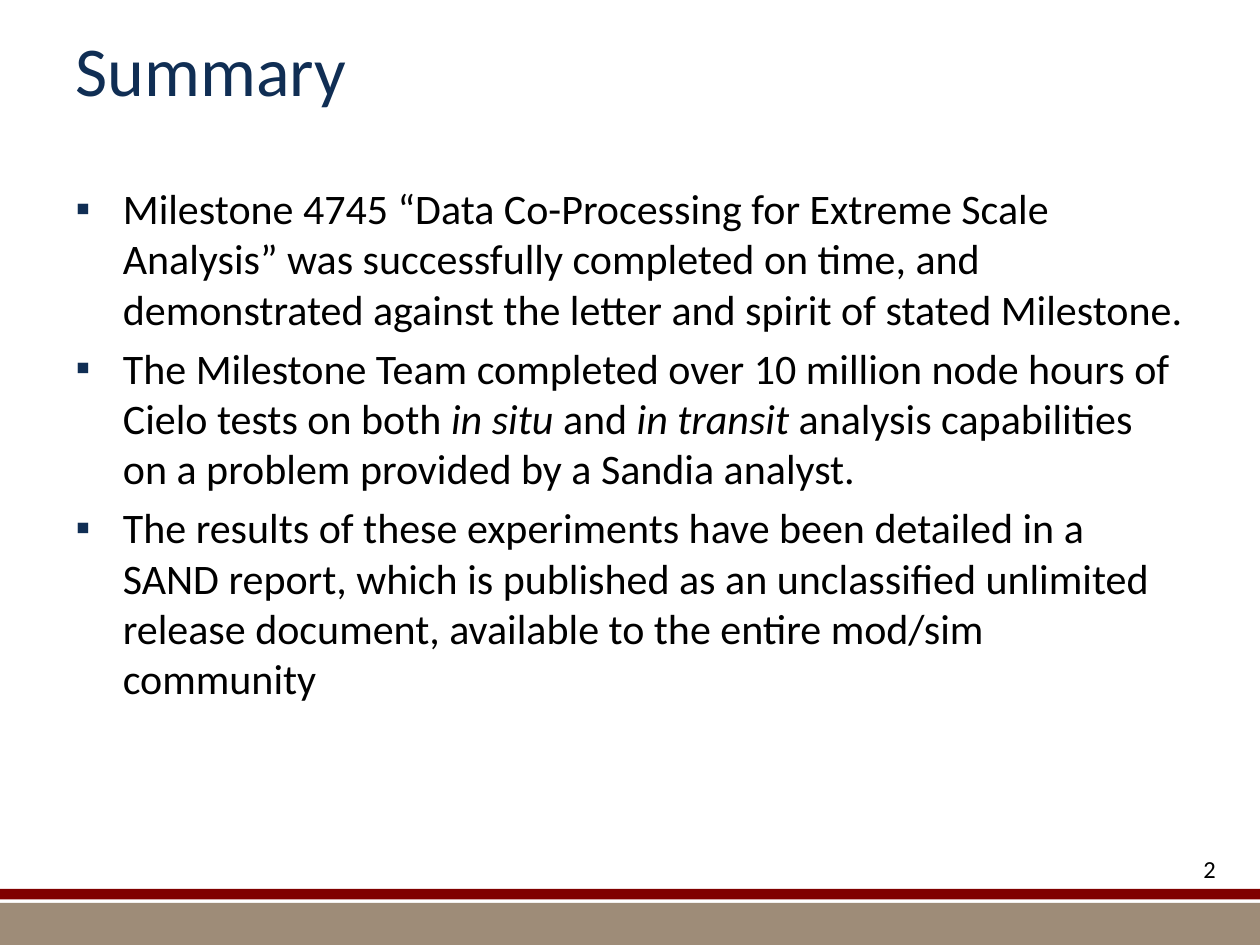
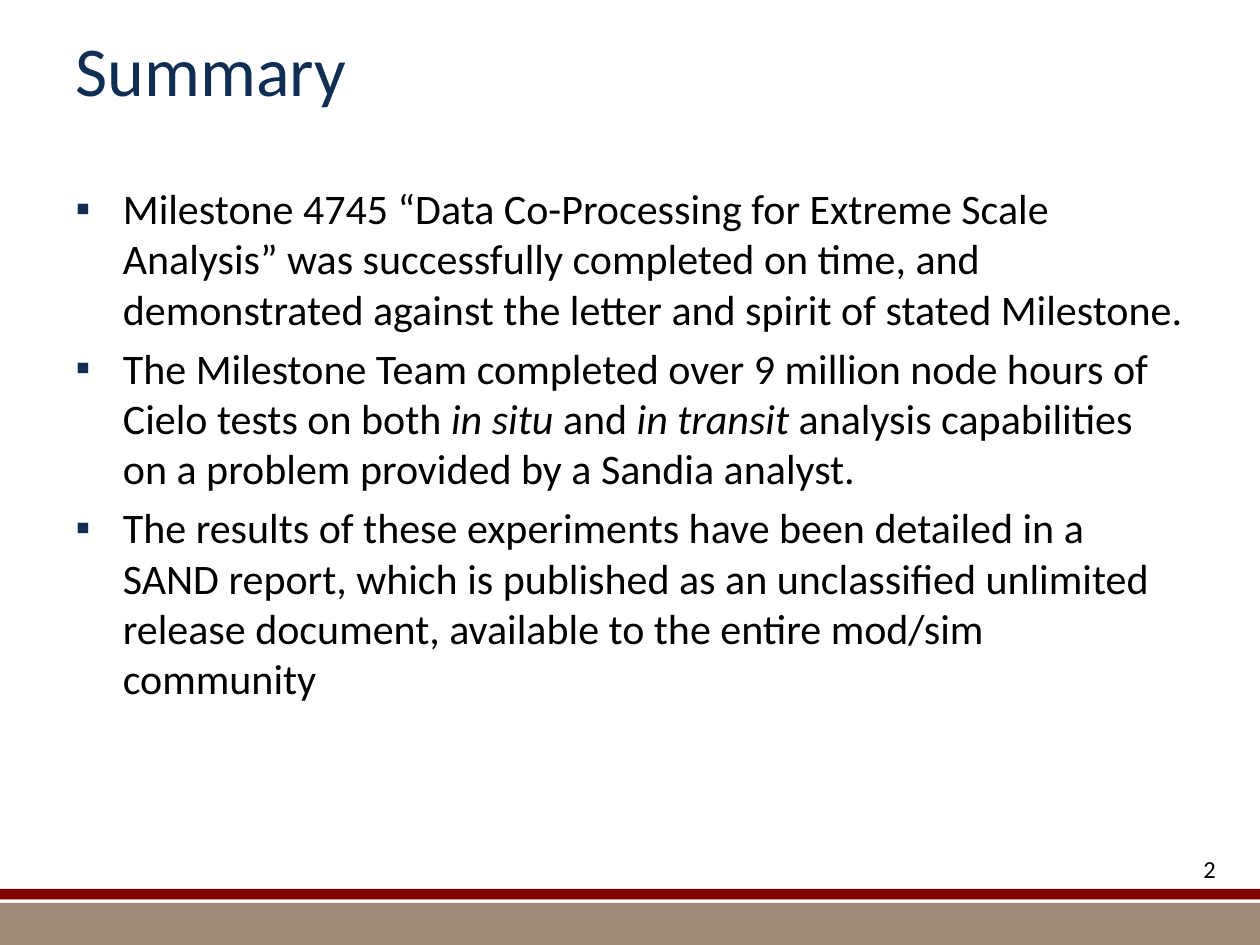
Before and after one commit to kmorel-papers/MilestoneFY13, a slide deck: slide 2 of Summary/SummarySlides.pptx. Drawn at 1260x945 pixels with LibreOffice and Linux fonts; fonts in the diff are those of the drawing; background and template pictures are left out. Boxes give left, top, right and bottom in pixels: in the first picture for what was removed or moved away, otherwise in the second. Text is boxed around its words. In the diff, an @@ line names an element or a change of style, - is before the commit and + after.

```diff
--- a/Summary/SummarySlides.pptx
+++ b/Summary/SummarySlides.pptx
@@ text at bbox=[123, 354, 1148, 491]: text changed @@
-▪ The Milestone Team completed over 10 million node hours of Cielo tests on both in situ and in transit analysis capabilities on a problem provided by a Sandia analyst.
+▪ The Milestone Team completed over 9 million node hours of Cielo tests on both in situ and in transit analysis capabilities on a problem provided by a Sandia analyst.
```
Also in this commit, not shown: 10 other slides changed, 6 other files.
